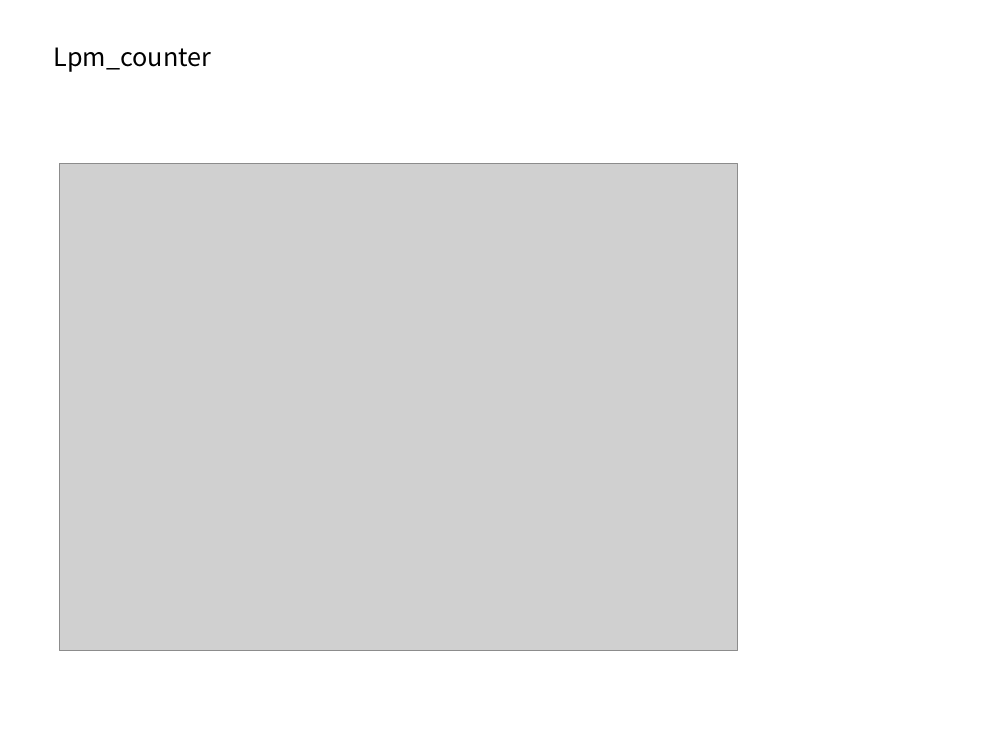
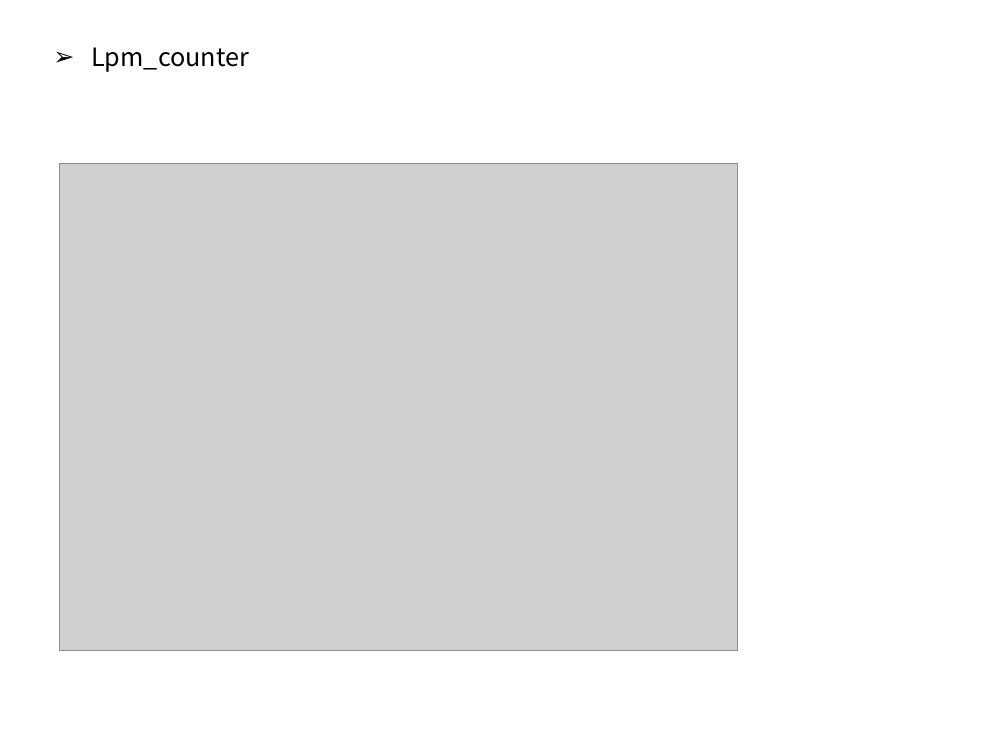
Before and after one commit to JAICHANGPARK/DE2_DOCKER_FPGA, a slide deck: slide 11 of presentation/20181017/FPGA LPM Component.pptx. Drawn at 1008x756 pixels with LibreOffice and Linux fonts; fonts in the diff are those of the drawing; grey boxes stand for pictures. Boxes give left, top, right and bottom in pixels: in the first picture for what was removed or moved away, otherwise in the second. Text is boxed around its words. In the diff, an @@ line names an element or a change of style, - is before the commit and + after.

```diff
--- a/presentation/20181017/FPGA LPM Component.pptx
+++ b/presentation/20181017/FPGA LPM Component.pptx
@@ text "Lpm_counter" at (91,47,249,72): bullet none to ➢ @@
```
Also in this commit, not shown: 4 other slides changed, 10 slides added, 6 slides removed.
